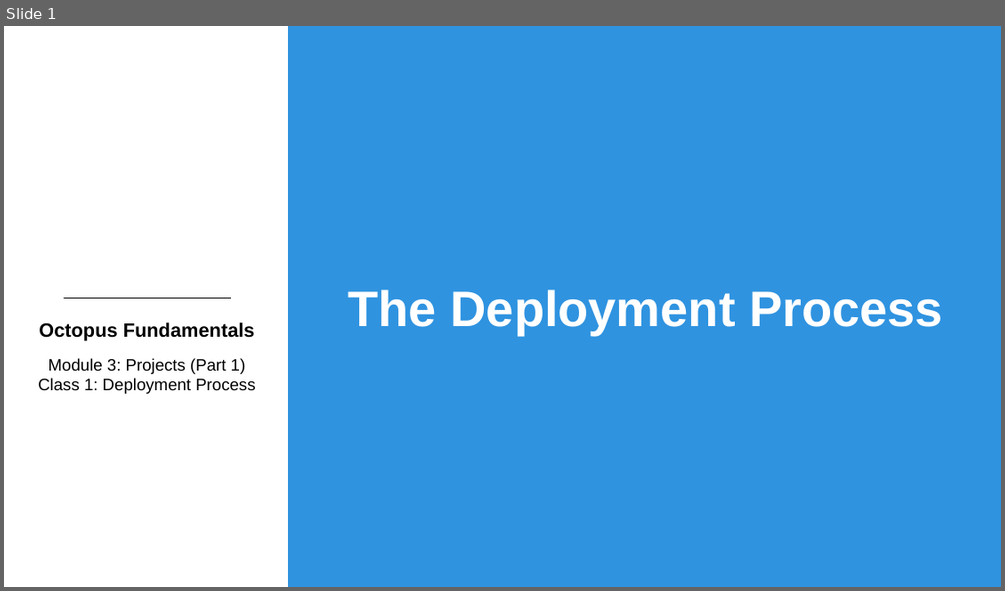
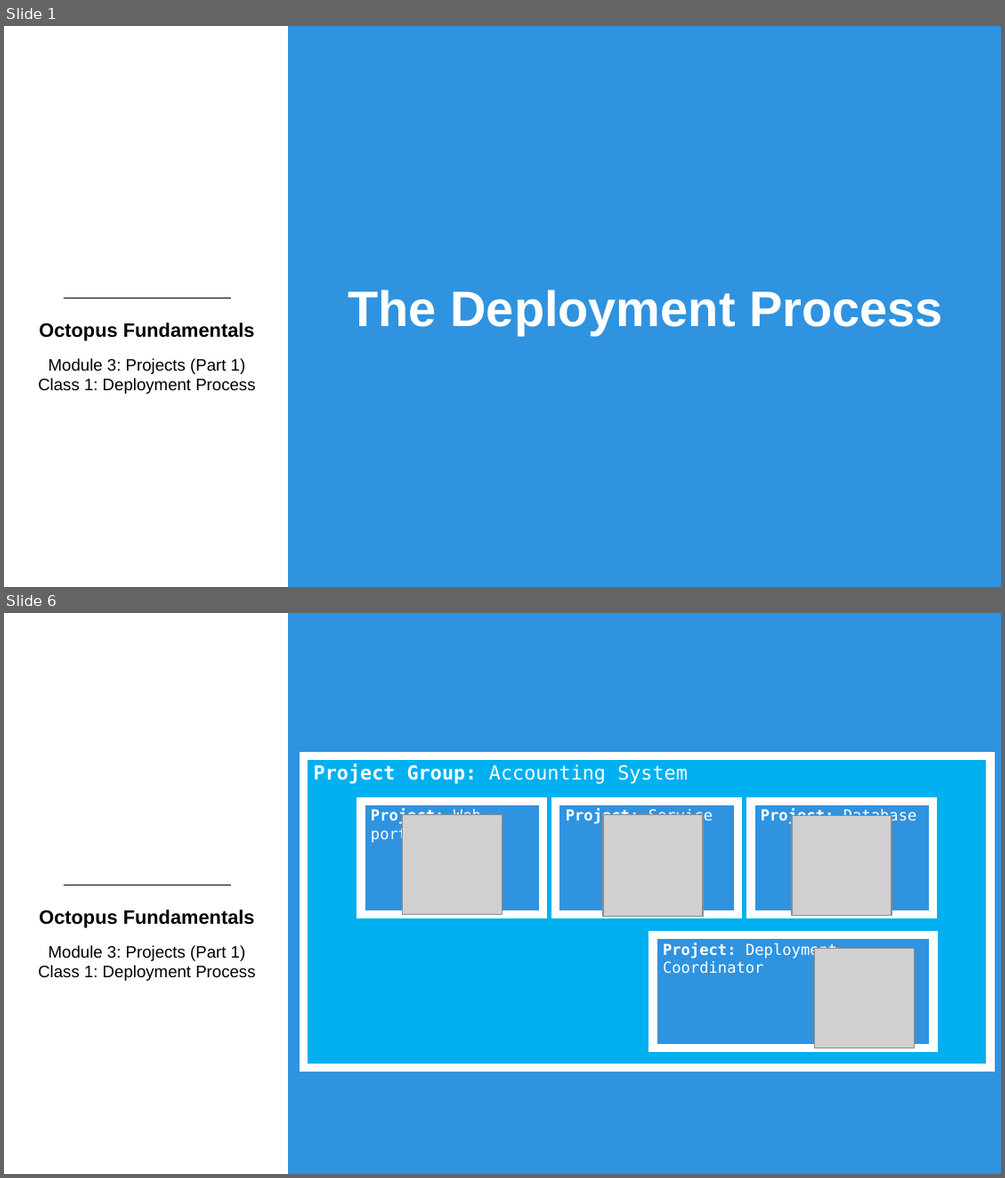
Before and after one commit to OctopusDeployCommunity/Octopus-Fundamentals-Course, a slide deck: OctopusDeployFundamentals/Module3-DeploymentProjects/Slides/Module3Class1-DeploymentProcess.pptx. Shown one above the other, each under a label of ours: slide 1 before the commit, slides 1 and 6 after it; the slides between them are not shown. The pictures are 1005x591 and 1005x1178 pixels, drawn with LibreOffice and Linux fonts; fonts in the diff are those of the drawing; grey boxes stand for pictures; background and template pictures are left out. Boxes give left, top, right and bottom in pixels: in the first picture for what was removed or moved away, otherwise in the second. Text is boxed around its words. In the diff, an @@ line names an element or a change of style, - is before the commit and + after.

```diff
--- a/OctopusDeployFundamentals/Module3-DeploymentProjects/Slides/Module3Class1-DeploymentProcess.pptx
+++ b/OctopusDeployFundamentals/Module3-DeploymentProjects/Slides/Module3Class1-DeploymentProcess.pptx
@@ slide 6 added at [4,613,1001,1174], background #FFFFFF; not listed: 3 template elements that a slide beside it also shows @@
@@ rectangle added at [304,755,991,1067], fill #00B0F0, outline #FFFFFF 6 pt, 14 pt, text #FFFFFF @@
+Project Group: Accounting System
@@ rectangle added at [361,802,543,914], fill #2F93E0, outline #FFFFFF 6 pt, 11 pt, text #FFFFFF @@
+Project: Web portal
@@ picture added at [402,814,502,914] @@
@@ rectangle added at [555,802,737,914], fill #2F93E0, outline #FFFFFF 6 pt, 11 pt, text #FFFFFF, bold @@
+Project: Service
@@ picture added at [603,814,703,916] @@
@@ rectangle added at [751,802,933,914], fill #2F93E0, outline #FFFFFF 6 pt, 11 pt, text #FFFFFF, bold @@
+Project: Database
@@ picture added at [792,815,891,915] @@
@@ rectangle added at [653,935,933,1047], fill #2F93E0, outline #FFFFFF 6 pt, 11 pt, text #FFFFFF @@
+Project: Deployment Coordinator
@@ picture added at [815,948,914,1047] @@
```
Also in this commit, not shown: 4 other slides added, 1 slide removed, 3 other files.
